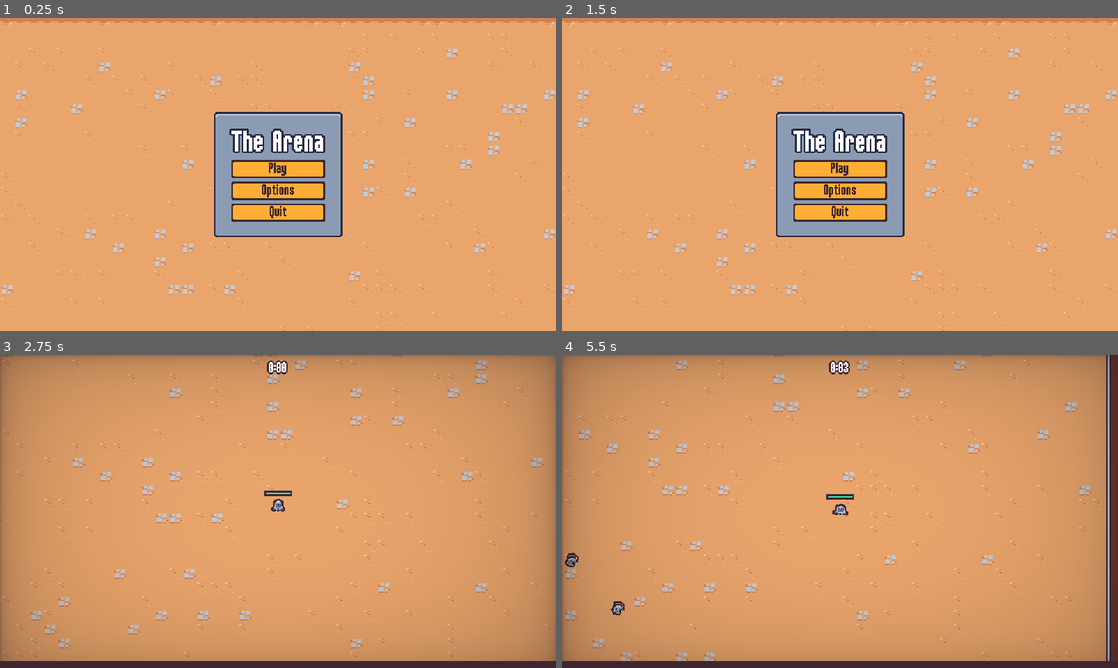
Above: before the commit, frames 1-4 (two rows, left to right).
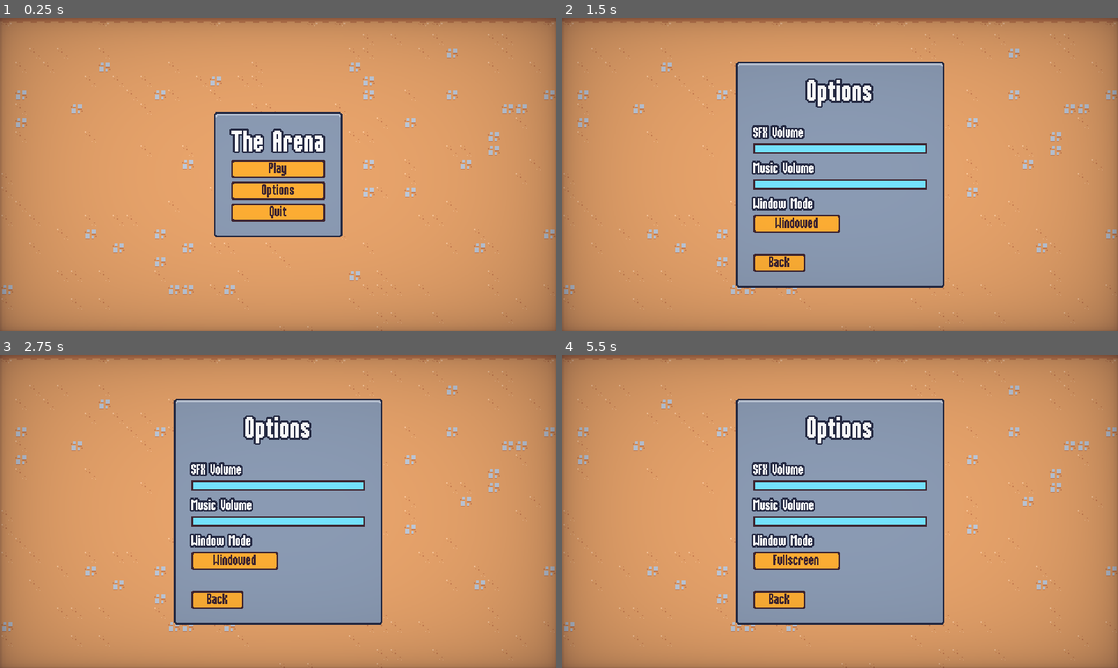
Above: after the commit, the same moments.

Repository: Destruction-Studios/Godot-Survival-Game
Game: Godot game, scene res://scenes/ui/main_menu.tscn
Same seed, same stepped clock (60 frames per second), same inputs: the game is played once before the commit and once after it.
Inputs (mouse positions are in pixels of both pictures, inside the frame that each line leads up to):
- Up to frame 1 (0.25 s): no input
- Up to frame 2 (1.5 s): click "Options" at 0.5 s; click "Back" at 1.25 s
- Up to frame 3 (2.75 s): click "Play" at 2 s
- Up to frame 4 (5.5 s): click (840, 505) at 2.75 s, where only the run after the commit has a clickable "Play"; click (795, 561) at 3.5 s, where only the run after the commit has a clickable "Windowed"; move the mouse to (962, 495) at 4.27 s; press the mouse at (962, 495) at 4.28 s; hold D (move_right) 4.28-5.03 s; move the mouse to (728, 527) at 5.02 s; release the mouse at (728, 527) at 5.03 s; hold S (move_down) from 5.03 s (still down); click (728, 527) at 5.1 s

The runs differ from the first frame. In frame 1, 32% of the frame differs, in the area x 0-100%, y 0-100%; in frame 2, 56%; in frame 3, 33%; in frame 4, 35%.

Commit message:
Added Screen Transition

Diff:
--- a/project.godot
+++ b/project.godot
@@ -19,6 +19,7 @@
 
 GameEvents="*res://scenes/autoload/game_events.tscn"
 MusicPlayer="*res://scenes/autoload/music_player.tscn"
+ScreenTransition="*res://scenes/autoload/screen_transition.tscn"
 
 [debug]
 
--- /dev/null
+++ b/scenes/autoload/screen_transition.gd
@@ -0,0 +1,17 @@
+extends CanvasLayer
+
+signal transition_halfway
+
+var skip_emit = false
+
+func transition():
+	$AnimationPlayer.play("default")
+	await transition_halfway
+	skip_emit = true
+	$AnimationPlayer.play_backwards("default")
+
+func emit_half():
+	if skip_emit:
+		skip_emit = false
+		return
+	transition_halfway.emit()
--- /dev/null
+++ b/scenes/autoload/screen_transition.gdshader
@@ -0,0 +1,14 @@
+shader_type canvas_item;
+
+uniform vec4 transtition_color: source_color;
+uniform sampler2D transition_texture : filter_nearest;
+uniform float percent: hint_range(0.0, 1.0);
+
+void fragment() {
+	vec4 transition_texture_color = texture(transition_texture, UV);
+	if (transition_texture_color.r > percent) {
+		COLOR.a = 0.0;
+	} else {
+		COLOR = transtition_color;
+	}
+}
--- /dev/null
+++ b/scenes/autoload/screen_transition.tscn
@@ -0,0 +1,106 @@
+[gd_scene load_steps=8 format=3 uid="uid://dib4lwbrkf08o"]
+
+[ext_resource type="Script" path="res://scenes/autoload/screen_transition.gd" id="1_4xj5g"]
+[ext_resource type="Shader" path="res://scenes/autoload/screen_transition.gdshader" id="1_alu0m"]
+[ext_resource type="Texture2D" uid="uid://chy1fjhn8fj62" path="res://assets/ui/screen_transition.png" id="2_bybw8"]
+
+[sub_resource type="Animation" id="Animation_82s7h"]
+length = 0.001
+tracks/0/type = "value"
+tracks/0/imported = false
+tracks/0/enabled = true
+tracks/0/path = NodePath("ColorRect:material:shader_parameter/percent")
+tracks/0/interp = 1
+tracks/0/loop_wrap = true
+tracks/0/keys = {
+"times": PackedFloat32Array(0),
+"transitions": PackedFloat32Array(1),
+"update": 0,
+"values": [0.0]
+}
+tracks/1/type = "value"
+tracks/1/imported = false
+tracks/1/enabled = true
+tracks/1/path = NodePath("ColorRect:visible")
+tracks/1/interp = 1
+tracks/1/loop_wrap = true
+tracks/1/keys = {
+"times": PackedFloat32Array(0),
+"transitions": PackedFloat32Array(1),
+"update": 1,
+"values": [false]
+}
+
+[sub_resource type="Animation" id="Animation_u4fen"]
+resource_name = "default"
+length = 0.4
+step = 0.0025
+tracks/0/type = "value"
+tracks/0/imported = false
+tracks/0/enabled = true
+tracks/0/path = NodePath("ColorRect:material:shader_parameter/percent")
+tracks/0/interp = 1
+tracks/0/loop_wrap = true
+tracks/0/keys = {
+"times": PackedFloat32Array(0, 0.4),
+"transitions": PackedFloat32Array(0.450625, 0.366021),
+"update": 0,
+"values": [0.0, 1.0]
+}
+tracks/1/type = "method"
+tracks/1/imported = false
+tracks/1/enabled = true
+tracks/1/path = NodePath(".")
+tracks/1/interp = 1
+tracks/1/loop_wrap = true
+tracks/1/keys = {
+"times": PackedFloat32Array(0.4),
+"transitions": PackedFloat32Array(1),
+"values": [{
+"args": [],
+"method": &"emit_half"
+}]
+}
+tracks/2/type = "value"
+tracks/2/imported = false
+tracks/2/enabled = true
+tracks/2/path = NodePath("ColorRect:visible")
+tracks/2/interp = 1
+tracks/2/loop_wrap = true
+tracks/2/keys = {
+"times": PackedFloat32Array(0, 0.0025),
+"transitions": PackedFloat32Array(1, 1),
+"update": 1,
+"values": [false, true]
+}
+
+[sub_resource type="AnimationLibrary" id="AnimationLibrary_56y3m"]
+_data = {
+"RESET": SubResource("Animation_82s7h"),
+"default": SubResource("Animation_u4fen")
+}
+
+[sub_resource type="ShaderMaterial" id="ShaderMaterial_fib71"]
+shader = ExtResource("1_alu0m")
+shader_parameter/transtition_color = Color(0.247059, 0.14902, 0.192157, 1)
+shader_parameter/percent = 0.0
+shader_parameter/transition_texture = ExtResource("2_bybw8")
+
+[node name="ScreenTransition" type="CanvasLayer"]
+process_mode = 3
+layer = 5
+script = ExtResource("1_4xj5g")
+
+[node name="AnimationPlayer" type="AnimationPlayer" parent="."]
+libraries = {
+"": SubResource("AnimationLibrary_56y3m")
+}
+
+[node name="ColorRect" type="ColorRect" parent="."]
+visible = false
+material = SubResource("ShaderMaterial_fib71")
+anchors_preset = 15
+anchor_right = 1.0
+anchor_bottom = 1.0
+grow_horizontal = 2
+grow_vertical = 2
--- a/scenes/ui/end_screen.gd
+++ b/scenes/ui/end_screen.gd
@@ -29,6 +29,9 @@
 		$VictoryStreamPlayer.play()
 
 func on_restart_button_pressed():
+	ScreenTransition.transition()
+	await ScreenTransition.transition_halfway
+
 	get_tree().paused = false;
 	get_tree().change_scene_to_file("res://scenes/main/main.tscn");
 
--- a/scenes/ui/main_menu.gd
+++ b/scenes/ui/main_menu.gd
@@ -9,10 +9,15 @@
 
 
 func on_play_pressed():
+	ScreenTransition.transition()
+	await ScreenTransition.transition_halfway
 	get_tree().change_scene_to_file("res://scenes/main/main.tscn")
 
 
 func on_options_pressed():
+	ScreenTransition.transition()
+	await ScreenTransition.transition_halfway
+
 	var options_instance = options_scene.instantiate()
 	add_child(options_instance)
 	options_instance.back_pressed.connect(on_options_closed.bind(options_instance))
--- a/scenes/ui/main_menu.tscn
+++ b/scenes/ui/main_menu.tscn
@@ -59,3 +59,4 @@
 text = "Quit"
 
 [node name="Vignette" parent="." instance=ExtResource("3_yutej")]
+layer = 2
--- a/scenes/ui/options_menu.gd
+++ b/scenes/ui/options_menu.gd
@@ -38,6 +38,9 @@
 
 
 func on_back_pressed():
+	ScreenTransition.transition()
+	await ScreenTransition.transition_halfway
+
 	back_pressed.emit()
 
 
--- a/scenes/ui/pause_menu.gd
+++ b/scenes/ui/pause_menu.gd
@@ -49,12 +49,18 @@
 
 
 func on_options_pressed():
+	ScreenTransition.transition()
+	await ScreenTransition.transition_halfway
+
 	var options_instance = options_menu_scene.instantiate()
 	add_child(options_instance)
 	options_instance.back_pressed.connect(on_options_back.bind(options_instance))
 
 
 func on_quit_pressed():
+	ScreenTransition.transition()
+	await ScreenTransition.transition_halfway
+
 	get_tree().paused = false
 	get_tree().change_scene_to_file("res://scenes/ui/main_menu.tscn")
 
Binary file added: assets/ui/screen_transition.png
Not shown, added: assets/ui/screen_transition.png.import
Not shown, changed: export_presets.cfg
